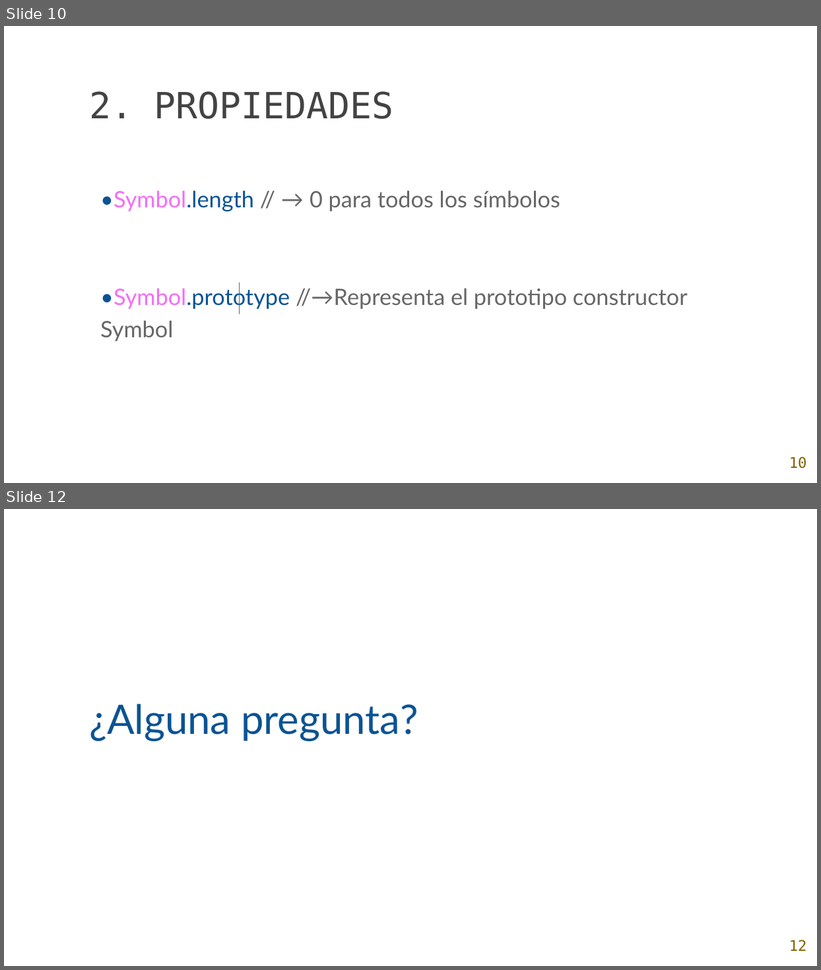
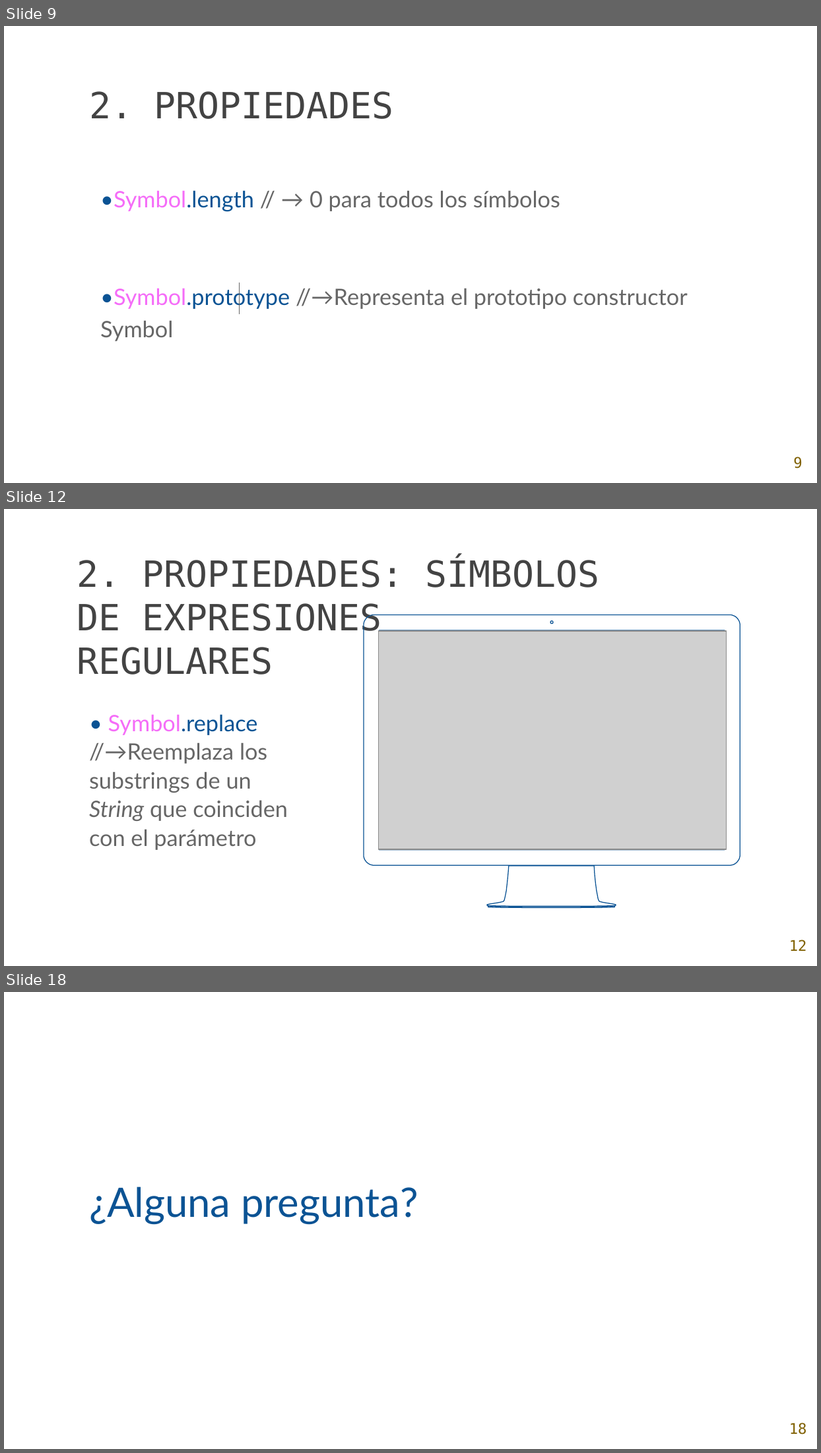
Before and after one commit to Char-Mander/AW_2018-2019, a slide deck: Ejercicios de clase/Plantilla powerpoint.pptx. Shown one above the other, each under a label of ours: slides 10 and 12 before the commit, slides 9, 12 and 18 after it; the slides between them are not shown. The pictures are 821x970 and 821x1453 pixels, drawn with LibreOffice and Linux fonts; fonts in the diff are those of the drawing; grey boxes stand for pictures; background and template pictures are left out. Boxes give left, top, right and bottom in pixels: in the first picture for what was removed or moved away, otherwise in the second. Text is boxed around its words. In the diff, an @@ line names an element or a change of style, - is before the commit and + after.

Commit message:
Terminados los apartados de las propiedades

```diff
--- a/Ejercicios de clase/Plantilla powerpoint.pptx
+++ b/Ejercicios de clase/Plantilla powerpoint.pptx
@@ slide 12 added at bbox=[4, 509, 817, 966], background picture (left out) @@
@@ text added at bbox=[77, 558, 599, 675], 32 pt, text #434343 @@
+2. PROPIEDADES: SÍMBOLOS DE EXPRESIONES
+REGULARES
@@ freeform shape added at bbox=[364, 615, 740, 908], outline #0B5394 0.75 pt @@
@@ picture added at bbox=[378, 631, 726, 850] @@
@@ text added at bbox=[89, 714, 288, 850], 20 pt, text #666666 @@
+• Symbol.replace
+//→Reemplaza los substrings de un String que coinciden con el parámetro
@@ page number added at bbox=[789, 940, 807, 951], 13 pt, text #7F6000 @@
+12
@@ what was slide 10 is now slide 9 @@
@@ page number at bbox=[793, 457, 802, 469]: text changed @@
-10
+9
@@ what was slide 12 is now slide 18 @@
@@ page number at bbox=[789, 1423, 807, 1435]: text changed @@
-12
+18
```
Also in this commit, not shown: 5 slides changed, 6 other slides added, 1 slide removed.
